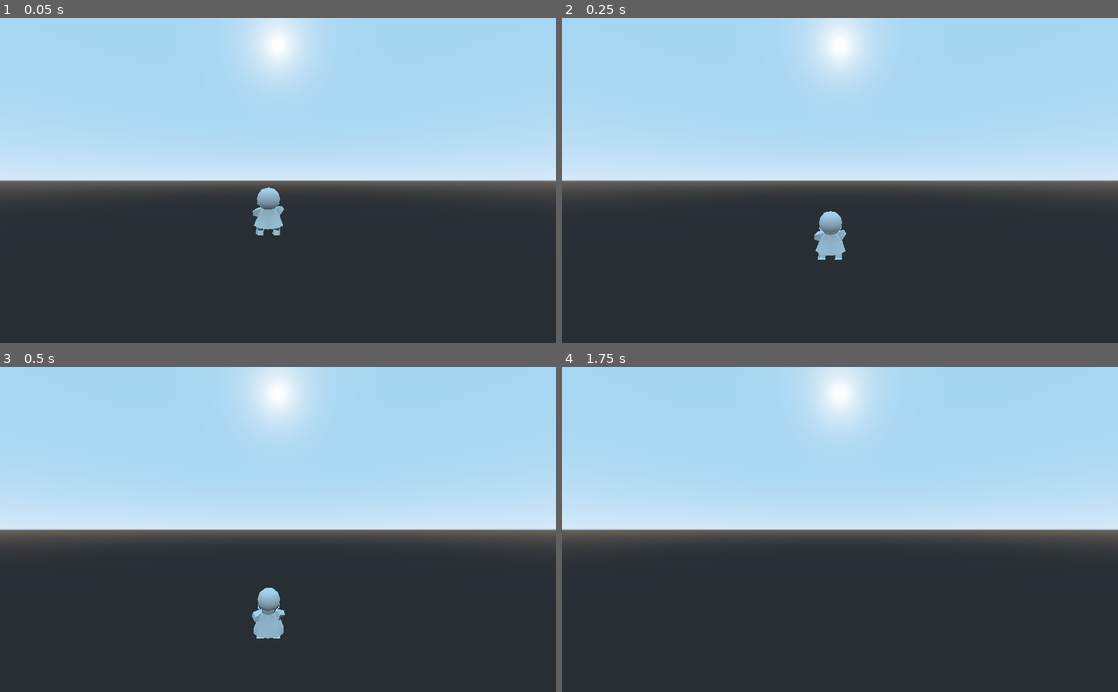
Above: before the commit, frames 1-4 (two rows, left to right).
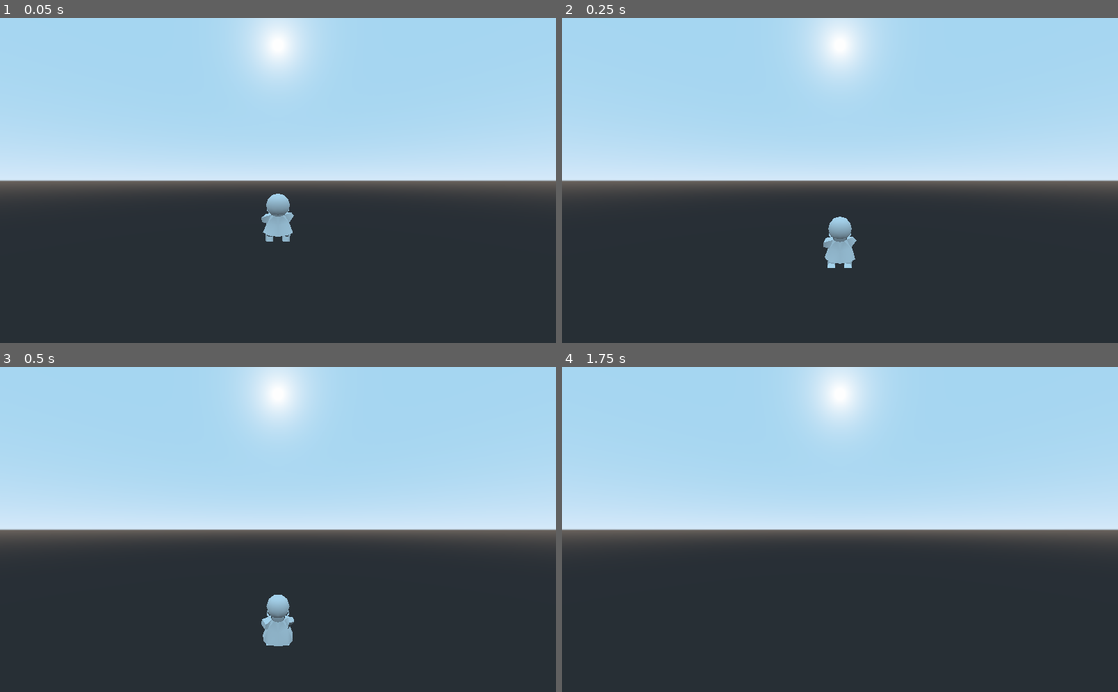
Above: after the commit, the same moments.

Repository: damionlance/3DPlatformer
Game: Godot game, scene res://TestLevels/Fella.tscn
The game is run twice, just before and just after one commit, with the same random seed, the same clock (stepped at 60 frames per second) and the same inputs.
Inputs (mouse positions are in pixels of both pictures, inside the frame that each line leads up to):
- Up to frame 1 (0.05 s): no input
- Up to frame 2 (0.25 s): no input
- Up to frame 3 (0.5 s): no input
- Up to frame 4 (1.75 s): move the mouse to (962, 513) at 0.52 s; hold D (Right) 0.53-1.28 s; move the mouse to (728, 545) at 1.27 s; hold S (Backward) from 1.28 s (still down)

The runs differ from the first frame. In frame 1, 0.8% of the frame differs, in the area x 45-53%, y 52-69%; in frame 2, 0.8%; in frame 3, 0.8%, in the area x 45-53%, y 67-86%; in frame 4, nothing differs.

Commit message:
Added short hop buffer. Cleaned up wall jumps.

Diff:
--- a/Scripts/StateMachine/StateMachine.gd
+++ b/Scripts/StateMachine/StateMachine.gd
@@ -22,11 +22,12 @@
 var _allow_wall_jump := true
 var _wall_jump_buffer := 15
 var _wall_jump_timer := 0
+export var _shorthop_buffer := 7
 
 var just_landed = false
 
 var _jump_timer := 0
-var _jump_buffer := 30
+var _jump_buffer := 1
 
 # Air Physics Constants
 export var jump_height := 3.1
@@ -89,7 +90,6 @@
 
 var attempting_jump := false
 var is_on_floor := false
-var collision_normal := Vector3.ZERO
 
 var input_direction :=  Vector3.ZERO
 var move_direction := Vector3.ZERO
@@ -97,10 +97,12 @@
 #onready variables
 onready var _player = get_parent()
 onready var _camera = $"../CameraPivot"
+onready var _raycast_left = _player.get_node("WallRayLeft")
+onready var _raycast_right = _player.get_node("WallRayRight")
 
 # Called when the node enters the scene tree for the first time.
 func _ready():
-	update_state("Idle")
+	update_state("Falling")
 	pass # Replace with function body.
 
 func _process(delta):
@@ -111,14 +113,11 @@
 	_current_state.update(delta)
 	#print(_current_state)
 	velocity = _player.move_and_slide_with_snap(velocity, snap_vector, Vector3.UP, true)
-	# calculate collision vector
-	if _player.get_slide_count() != 0:
-		collision_normal = _player.get_slide_collision(0).normal
 
 func input_handling():
-	var controller_input = Input.get_vector("Left", "Right", "Forward", "Backward")
+	var controller_input = Input.get_vector("Left", "Right", "Backward", "Forward")
 	input_direction.x = controller_input.x
-	input_direction.z = controller_input.y
+	input_direction.z = -controller_input.y
 	attempting_jump = Input.is_action_pressed("Jump")
 
 	spin_jump_handling(controller_input)
@@ -200,3 +199,11 @@
 				spin_jump_start == Vector2.ZERO
 				spin_jump_angle = 0
 		previous_direction = controller_input
+
+func wall_jump_collision_check():
+	if _raycast_left.is_colliding() or _raycast_left.is_colliding():
+		if _player.is_on_wall():
+			var horizontalVelocity = Vector3(velocity.x, 0, velocity.y)
+			if horizontalVelocity.length() > max_speed/2:
+				return true
+	return false
--- a/Scripts/StateMachine/States/Falling.gd
+++ b/Scripts/StateMachine/States/Falling.gd
@@ -31,7 +31,7 @@
 		_state.update_state("Idle")
 		_state.just_landed = true
 		return
-	if _player.is_on_wall() and _state._allow_wall_jump:
+	if _state.wall_jump_collision_check() and _state._allow_wall_jump:
 		_state.update_state("WallSlide")
 		return
 	var forwards = _state._camera.global_transform.basis.z
--- a/Scripts/StateMachine/States/Falling2.gd
+++ b/Scripts/StateMachine/States/Falling2.gd
@@ -30,7 +30,7 @@
 		_state.snap_vector = Vector3.DOWN
 		_state.update_state("Idle")
 		return
-	if _player.is_on_wall() and _state._allow_wall_jump:
+	if _state.wall_jump_collision_check() and _state._allow_wall_jump:
 		_state.update_state("WallSlide")
 		return
 	var forwards = _state._camera.global_transform.basis.z
--- a/Scripts/StateMachine/States/Jump.gd
+++ b/Scripts/StateMachine/States/Jump.gd
@@ -14,6 +14,7 @@
 
 #private variables
 var _state_name = "Jump"
+var shorthop_timer := 0
 
 #onready variables
 onready var _state = get_parent()
@@ -35,11 +36,7 @@
 	forwards *= _state.input_direction.z
 	var right = _state._camera.global_transform.basis.x * _state.input_direction.x
 
-	if _state._jump_state == _state.jump_pressed:
-		_state.entering_jump_angle = _state.input_direction
-		_state.snap_vector = Vector3.ZERO
-		_state.velocity.y = _state._jump_strength
-		_state._jump_state = _state.jump_held
+	shorthop_timer += 1
 
 	if abs(_state.input_direction.angle_to(_state.entering_jump_angle)) > (3 * PI)/4:
 		# Drift Backwards logic
@@ -57,10 +54,10 @@
 
 	_state.velocity = _state.calculate_velocity(_state._jump_gravity, delta)
 
-	if _player.is_on_wall() and _state._allow_wall_jump:
+	if _state.wall_jump_collision_check() and _state._allow_wall_jump:
 		_state.update_state("WallSlide")
 		return
-	if not _state.attempting_jump:
+	if not _state.attempting_jump and shorthop_timer == _state._shorthop_buffer:
 		_state._jump_state = _state.jump_released
 		_state.velocity.y *= .6
 		_state.update_state("Falling")
@@ -72,7 +69,11 @@
 	pass
 
 func reset():
-
+	shorthop_timer = 0
+	_state.entering_jump_angle = _state.input_direction
+	_state.snap_vector = Vector3.ZERO
+	_state.velocity.y = _state._jump_strength
+	_state._jump_state = _state.jump_held
 	pass
 
 # Called every frame. 'delta' is the elapsed time since the previous frame.
--- a/Scripts/StateMachine/States/Jump2.gd
+++ b/Scripts/StateMachine/States/Jump2.gd
@@ -14,6 +14,7 @@
 
 #private variables
 var _state_name = "Jump2"
+var shorthop_timer := 0
 
 #onready variables
 onready var _state = get_parent()
@@ -29,14 +30,16 @@
 func update(delta):
 	_player.player_anim.play("Jump")
 
-	if _player.is_on_wall() and _state._allow_wall_jump:
+	if _state.wall_jump_collision_check() and _state._allow_wall_jump:
 		_state.update_state("WallSlide")
 		return
-	if not _state.attempting_jump:
+	if not _state.attempting_jump and shorthop_timer == _state._shorthop_buffer:
 		_state._jump_state = _state.jump_released
 		_state.velocity.y *= .6
 		_state.update_state("Falling2")
 		return
+
+	shorthop_timer += 1
 
 	var forwards = _state._camera.global_transform.basis.z
 	forwards.y = 0
@@ -44,11 +47,6 @@
 	forwards *= _state.input_direction.z
 	var right = _state._camera.global_transform.basis.x * _state.input_direction.x
 
-	if _state._jump_state == _state.jump_pressed:
-		_state.entering_jump_angle = _state.input_direction
-		_state.snap_vector = Vector3.ZERO
-		_state.velocity.y = _state._jump2_strength
-		_state._jump_state = _state.jump_held
 
 	if abs(_state.input_direction.angle_to(_state.entering_jump_angle)) > (3 * PI)/4:
 		# Drift Backwards logic
@@ -75,6 +73,10 @@
 
 func reset():
 
+	_state.entering_jump_angle = _state.input_direction
+	_state.snap_vector = Vector3.ZERO
+	_state.velocity.y = _state._jump2_strength
+	_state._jump_state = _state.jump_held
 	pass
 # Called every frame. 'delta' is the elapsed time since the previous frame.
 #func _process(delta):
--- a/Scripts/StateMachine/States/Wall Slide.gd
+++ b/Scripts/StateMachine/States/Wall Slide.gd
@@ -36,6 +36,7 @@
 	if _player.is_on_floor():
 		_state.update_state("Idle")
 		return
+
 	if  _state._jump_state == _state.jump_pressed:
 		_state.move_direction = entering_angle.bounce(surface_normal)
 		_state.current_speed = _state.max_speed
@@ -45,10 +46,24 @@
 	pass
 
 func reset():
+	_state.current_speed = 0
 	_state.velocity = Vector3.ZERO
 	entering_angle = Vector3(_state.move_direction.x,0, _state.move_direction.z).normalized()
-	_state.current_speed = 0
-	_state.snap_vector = -_state.collision_normal
-	surface_normal = _state.collision_normal
+	if _state._raycast_left == null:
+		return
+	var collisionLeft = _state._raycast_left.get_collision_normal()
+	var collisionRight = _state._raycast_right.get_collision_normal()
+	if (collisionLeft - collisionRight).length() < 0.001:
+		surface_normal = collisionLeft
+	elif not _state._raycast_left.is_colliding():
+		surface_normal = collisionRight
+	elif not _state._raycast_right.is_colliding():
+		surface_normal = collisionLeft
+	else:
+		var leftDot = collisionLeft.dot(entering_angle)
+		var rightDot = collisionRight.dot(entering_angle)
+		surface_normal = collisionLeft if leftDot < rightDot else collisionRight
+	_state.snap_vector = -surface_normal
+	print(_state.snap_vector)
 	_player.transform = _player.transform.looking_at(surface_normal, Vector3.UP)
 	pass
--- a/TestLevels/Fella.tscn
+++ b/TestLevels/Fella.tscn
@@ -16,6 +16,9 @@
 
 [sub_resource type="SphereShape" id=40]
 radius = 0.500044
+
+[sub_resource type="BoxShape" id=41]
+extents = Vector3( 0.410268, 0.164798, 0.257036 )
 
 [sub_resource type="AnimationNodeAnimation" id=31]
 animation = "FallALoop"
@@ -462,6 +465,10 @@
 transform = Transform( 1, 0, 0, 0, -4.37114e-08, -1, 0, 1, -4.37114e-08, 0, 0.5, 0 )
 shape = SubResource( 40 )
 
+[node name="BackCollisionShape" type="CollisionShape" parent="."]
+transform = Transform( 1, 0, 0, 0, -4.37114e-08, -1, 0, 1, -4.37114e-08, 0, 0.258137, 0.105312 )
+shape = SubResource( 41 )
+
 [node name="StateMachine" type="Node" parent="."]
 script = ExtResource( 6 )
 
@@ -518,7 +525,6 @@
 fov = 80.0
 
 [node name="lilfella" type="Spatial" parent="."]
-transform = Transform( 1, 0, 0, 0, 1, 0, 0, 0, 1, -0.344404, 0.147278, -0.0839128 )
 
 [node name="Armature" type="Spatial" parent="lilfella"]
 
@@ -597,3 +603,13 @@
 anims/Idle = SubResource( 7 )
 anims/Jump = SubResource( 8 )
 anims/Run = SubResource( 9 )
+
+[node name="WallRayRight" type="RayCast" parent="."]
+transform = Transform( 1, 0, 0, 0, 1, 0, 0, 0, 1, 0.3, 1.5208, 0 )
+enabled = true
+cast_to = Vector3( 0, 0, -2 )
+
+[node name="WallRayLeft" type="RayCast" parent="."]
+transform = Transform( 1, 0, 0, 0, 1, 0, 0, 0, 1, -0.3, 1.5208, 0 )
+enabled = true
+cast_to = Vector3( 0, 0, -2 )
Not shown: 1 places in TestLevels/Fella.tscn that only renumber resources
